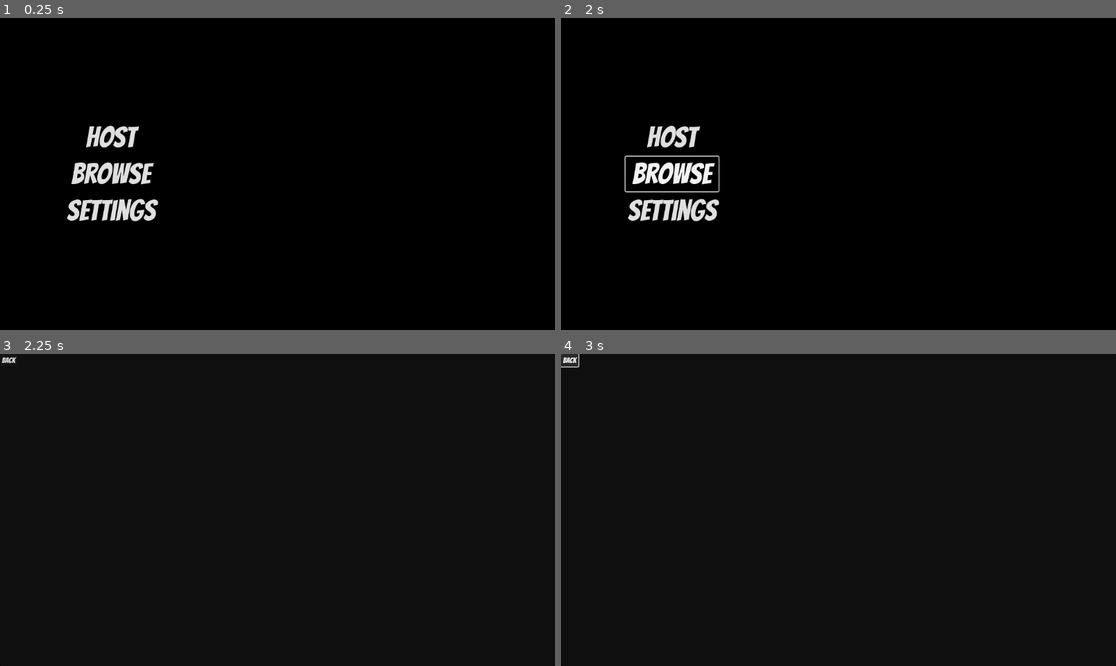
Above: before the commit, frames 1-4 (two rows, left to right).
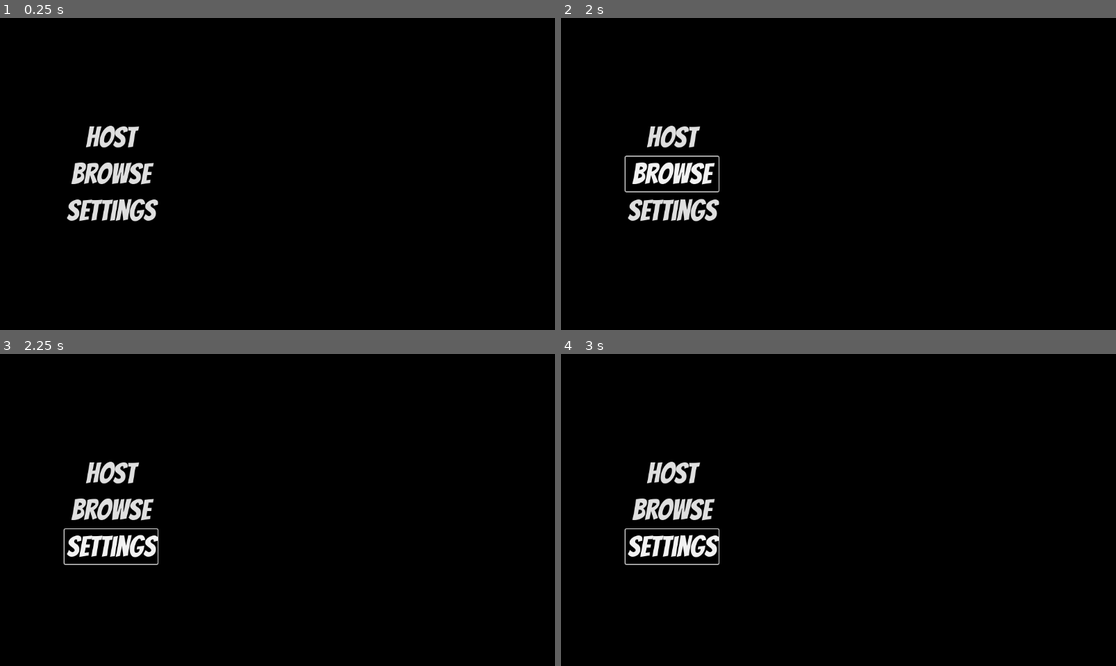
Above: after the commit, the same moments.

Repository: orbi8r/Godot-steam
Game: Godot game, scene res://scenes/menu/main_menu.tscn
Same seed, same stepped clock (60 frames per second), same inputs: the game is played once before the commit and once after it. Video files are missing from this copy of the repository; at most half a second of black plays in their place.
Inputs (mouse positions are in pixels of both pictures, inside the frame that each line leads up to):
- Up to frame 1 (0.25 s): no input
- Up to frame 2 (2 s): click "Host" at 0.5 s; click "Browse" at 1.25 s
- Up to frame 3 (2.25 s): click "Settings" at 2 s
- Up to frame 4 (3 s): click (572, 360) at 2.75 s, where only the run before the commit has a clickable "Back"

Frames 1-2 are identical in both runs. In frame 3, 2.1% of the frame differs, in the area x 0-29%, y 0-68%; in frame 4, 2.2%.
Error after the commit: Parse Error: Identifier "SteamMultiplayerPeer" not declared in the current scope. (res://scripts/menu/main_menu.gd:4)

Commit message:
Added Host

Diff:
--- a/scenes/game/character_body_3d.tscn
+++ b/scenes/game/character_body_3d.tscn
@@ -6,6 +6,14 @@
 
 [sub_resource type="ConvexPolygonShape3D" id="ConvexPolygonShape3D_710ii"]
 points = PackedVector3Array(-0.214183, -0.948028, -0.451129, 0.0227317, 0.952146, 0.498887, 0.171488, 0.951995, 0.46901 …(915 unchanged characters)…
+
+[sub_resource type="SceneReplicationConfig" id="SceneReplicationConfig_6j1a4"]
+properties/0/path = NodePath(".:position")
+properties/0/spawn = true
+properties/0/replication_mode = 1
+properties/1/path = NodePath(".:rotation")
+properties/1/spawn = true
+properties/1/replication_mode = 1
 
 [node name="Player" type="CharacterBody3D"]
 transform = Transform3D(1, 0, 0, 0, 1, 0, 0, 0, 1, 0, 1, 0)
@@ -21,3 +29,6 @@
 transform = Transform3D(1, 0, 0, 0, 1, 0, 0, 0, 1, 0, 1, 0)
 
 [node name="Camera3D" type="Camera3D" parent="Head"]
+
+[node name="MultiplayerSynchronizer" type="MultiplayerSynchronizer" parent="."]
+replication_config = SubResource("SceneReplicationConfig_6j1a4")
--- a/scenes/game/temporary_ground.tscn
+++ b/scenes/game/temporary_ground.tscn
@@ -1,6 +1,7 @@
-[gd_scene load_steps=7 format=3 uid="uid://dwtx716weydp5"]
+[gd_scene load_steps=8 format=3 uid="uid://dwtx716weydp5"]
 
-[ext_resource type="PackedScene" uid="uid://dwygujjgi7gcj" path="res://scenes/game/character_body_3d.tscn" id="1_h17sj"]
+[ext_resource type="Script" path="res://scripts/game/multiplayer_spawner.gd" id="1_qv07t"]
+[ext_resource type="PackedScene" uid="uid://dwygujjgi7gcj" path="res://scenes/game/character_body_3d.tscn" id="2_eoe1q"]
 
 [sub_resource type="ProceduralSkyMaterial" id="ProceduralSkyMaterial_n4fo7"]
 sky_horizon_color = Color(0.64625, 0.65575, 0.67075, 1)
@@ -29,9 +30,6 @@
 [node name="DirectionalLight3D" type="DirectionalLight3D" parent="."]
 transform = Transform3D(-0.760565, 0.295819, -0.577956, -0.324631, 0.597647, 0.733098, 0.562278, 0.745191, -0.358518, 0, 15.983, 0)
 
-[node name="CharacterBody3D" parent="." instance=ExtResource("1_h17sj")]
-transform = Transform3D(1, 0, 0, 0, 1, 0, 0, 0, 1, 0, 1, 0)
-
 [node name="StaticBody3D" type="StaticBody3D" parent="."]
 
 [node name="MeshInstance3D" type="MeshInstance3D" parent="StaticBody3D"]
@@ -39,3 +37,8 @@
 
 [node name="CollisionShape3D" type="CollisionShape3D" parent="StaticBody3D"]
 shape = SubResource("ConvexPolygonShape3D_5yydh")
+
+[node name="MultiplayerSpawner" type="MultiplayerSpawner" parent="."]
+spawn_path = NodePath(".")
+script = ExtResource("1_qv07t")
+character_body = ExtResource("2_eoe1q")
--- a/scenes/menu/main_menu.tscn
+++ b/scenes/menu/main_menu.tscn
@@ -1,7 +1,8 @@
-[gd_scene load_steps=3 format=3 uid="uid://duomlpyc2uhl7"]
+[gd_scene load_steps=4 format=3 uid="uid://duomlpyc2uhl7"]
 
 [ext_resource type="Script" path="res://scripts/menu/main_menu.gd" id="1_bxy4k"]
 [ext_resource type="VideoStream" path="res://assets/menu/background/BackgroundVideo.ogv" id="2_g3qtt"]
+[ext_resource type="Script" path="res://scripts/menu/steam.gd" id="2_m8eop"]
 
 [node name="MainMenu" type="Control"]
 layout_mode = 3
@@ -11,6 +12,9 @@
 grow_horizontal = 2
 grow_vertical = 2
 script = ExtResource("1_bxy4k")
+
+[node name="Steam" type="Node" parent="."]
+script = ExtResource("2_m8eop")
 
 [node name="Background" type="Panel" parent="."]
 layout_mode = 1
@@ -65,4 +69,8 @@
 "
 flat = true
 
+[node name="MultiplayerSpawner" type="MultiplayerSpawner" parent="."]
+spawn_path = NodePath("..")
+
+[connection signal="pressed" from="MenuButtons/Host" to="." method="_on_host_pressed"]
 [connection signal="pressed" from="MenuButtons/Settings" to="." method="_on_settings_pressed"]
--- a/scripts/game/character_body_3d.gd
+++ b/scripts/game/character_body_3d.gd
@@ -10,28 +10,25 @@
 @onready var camera_3d: Camera3D = $Head/Camera3D
 
 
-
 func _ready() -> void:
+	camera_3d.current = is_multiplayer_authority()
 	Input.mouse_mode = Input.MOUSE_MODE_CAPTURED
 
 
-func _unhandled_input(event: InputEvent) -> void:
+func _input(event: InputEvent) -> void:
+	if !is_multiplayer_authority():
+		return
+
 	if event is InputEventMouseMotion:
 		head.rotate_y(-event.relative.x * SENSITIVITY)
 		camera_3d.rotate_x(-event.relative.y * SENSITIVITY)
 		camera_3d.rotation.x = clamp(camera_3d.rotation.x, deg_to_rad(-40), deg_to_rad(80))
 
 
-func _process(delta: float) -> void:
-	if Input.is_action_just_pressed("Sprint"):
-		SPEED *= SPRINT_MULTIPLIER
-		JUMP_VELOCITY *= SPRINT_MULTIPLIER
-	elif Input.is_action_just_released("Sprint"):
-		SPEED /= SPRINT_MULTIPLIER
-		JUMP_VELOCITY /= SPRINT_MULTIPLIER
+func _physics_process(delta: float) -> void:
+	if !is_multiplayer_authority():
+		return
 
-
-func _physics_process(delta: float) -> void:
 	# Add the gravity.
 	if not is_on_floor():
 		velocity += get_gravity() * delta
@@ -40,8 +37,15 @@
 	if Input.is_action_just_pressed("Jump") and is_on_floor():
 		velocity.y = JUMP_VELOCITY
 
+	# Sprint Multiplier
+	if Input.is_action_just_pressed("Sprint"):
+		SPEED *= SPRINT_MULTIPLIER
+		JUMP_VELOCITY *= SPRINT_MULTIPLIER
+	elif Input.is_action_just_released("Sprint"):
+		SPEED /= SPRINT_MULTIPLIER
+		JUMP_VELOCITY /= SPRINT_MULTIPLIER
+
 	# Get the input direction and handle the movement/deceleration.
-	# As good practice, you should replace UI actions with custom gameplay actions.
 	var input_dir := Input.get_vector("Left", "Right", "Forward", "Backward")
 	var direction := (head.transform.basis * Vector3(input_dir.x, 0, input_dir.y)).normalized()
 	if direction:
--- /dev/null
+++ b/scripts/game/multiplayer_spawner.gd
@@ -0,0 +1,24 @@
+extends MultiplayerSpawner
+
+@export var character_body : PackedScene
+var players = {}
+
+
+func _ready() -> void:
+	spawn_function = spawnPlayer
+	if is_multiplayer_authority():
+		spawn(1)
+		multiplayer.peer_connected.connect(spawn)
+		multiplayer.peer_disconnected.connect(removePlayer)
+
+
+func spawnPlayer(data):
+	var new_player = character_body.instantiate()
+	new_player.set_multiplayer_authority(data)
+	players[data] = new_player
+	return new_player
+
+
+func removePlayer(data):
+	players[data].queue_free()
+	players.erase(data)
--- a/scripts/menu/main_menu.gd
+++ b/scripts/menu/main_menu.gd
@@ -1,4 +1,44 @@
 extends Control
+
+var lobby_id = 0
+var peer = SteamMultiplayerPeer.new()
+
+@onready var multiplayer_spawner: MultiplayerSpawner = $MultiplayerSpawner
+@onready var background: Panel = $Background
+@onready var menu_buttons: GridContainer = $MenuButtons
+
+# Change this to Game Scene
+var test_level = "res://scenes/game/temporary_ground.tscn"
+
+
+func _ready() -> void:
+	multiplayer_spawner.spawn_function = spawn_level
+	peer.lobby_created.connect(_on_lobby_created)
+
+
+func spawn_level(data):
+	var level = (load(data) as PackedScene).instantiate()
+	return level
+
+
+func _on_lobby_created(connect, id):
+	if connect:
+		lobby_id = id
+		Steam.setLobbyData(lobby_id, "name", str(Steam.getPersonaName()+"'s Lobby"))
+		Steam.setLobbyJoinable(lobby_id, true)
+
+		print("Lobby ID: "+str(lobby_id))
+
+
+func _on_host_pressed() -> void:
+	peer.create_lobby(SteamMultiplayerPeer.LOBBY_TYPE_PUBLIC)
+	multiplayer.multiplayer_peer = peer
+	multiplayer_spawner.spawn(test_level)
+
+	# Hiding UI
+	background.hide()
+	menu_buttons.hide()
+
 
 # Scene Change Template
 func _on_settings_pressed() -> void:
--- /dev/null
+++ b/scripts/menu/steam.gd
@@ -0,0 +1,12 @@
+extends Node
+
+
+func _ready() -> void:
+	OS.set_environment("SteamAppID",str(480))
+	OS.set_environment("SteamGameID",str(480))
+	Steam.steamInitEx()
+
+
+
+func _process(delta: float) -> void:
+	Steam.run_callbacks()
Not shown: 1 places in scenes/game/character_body_3d.tscn that only renumber resources
